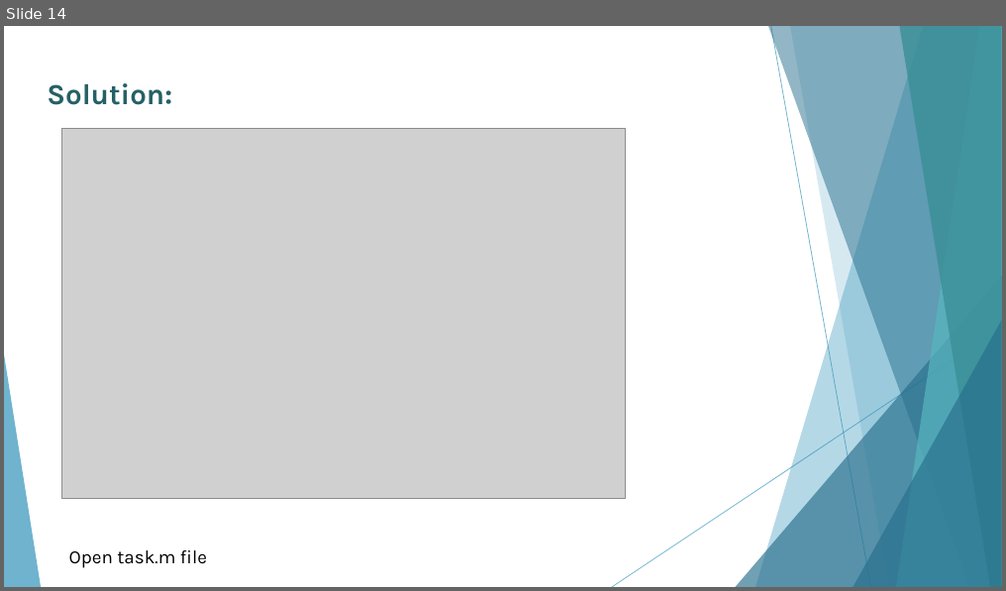
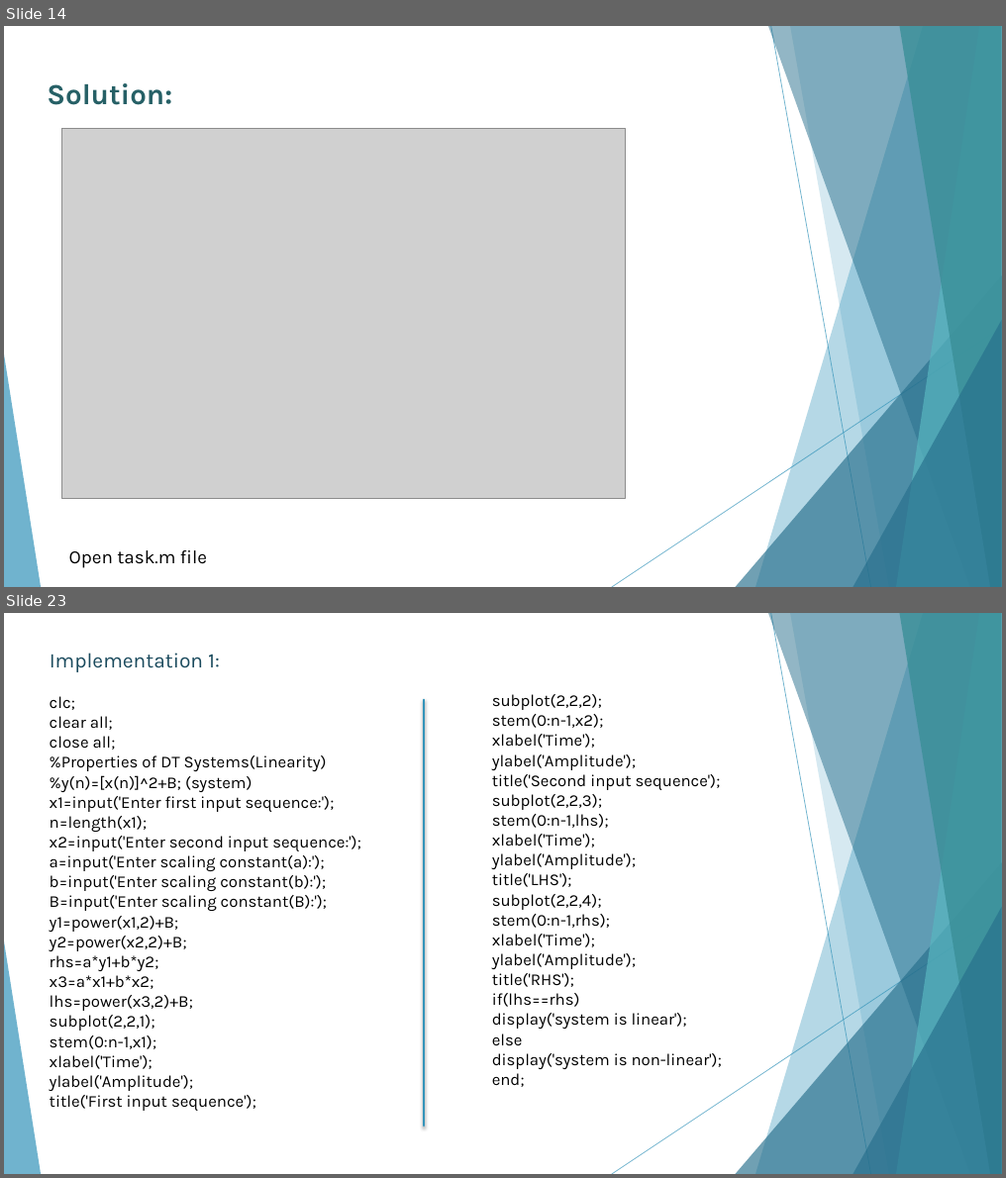
Before and after one commit to AhMjOU/DSP2, a slide deck: lec2.pptx. Shown one above the other, each under a label of ours: slide 14 before the commit, slides 14 and 23 after it; the slides between them are not shown. The pictures are 1006x591 and 1006x1178 pixels, drawn with LibreOffice and Linux fonts; fonts in the diff are those of the drawing; grey boxes stand for pictures. Boxes give left, top, right and bottom in pixels: in the first picture for what was removed or moved away, otherwise in the second. Text is boxed around its words. In the diff, an @@ line names an element or a change of style, - is before the commit and + after.

```diff
--- a/lec2.pptx
+++ b/lec2.pptx
@@ slide 23 added at box(4, 613, 1002, 1174), background #FFFFFF; not listed: 10 template elements that a slide beside it also shows @@
@@ text added at box(50, 653, 220, 672), 20 pt, text #1A4A5D @@
+Implementation 1:
@@ text added at box(50, 696, 361, 1111), 16 pt, text #000000 @@
+clc;
+clear all;
+close all;
+%Properties of DT Systems(Linearity)
+%y(n)=[x(n)]^2+B; (system)
+x1=input('Enter first input sequence:');
+n=length(x1);
+x2=input('Enter second input sequence:');
+a=input('Enter scaling constant(a):');
+b=input('Enter scaling constant(b):');
+B=input('Enter scaling constant(B):');
+y1=power(x1,2)+B;
+y2=power(x2,2)+B;
+rhs=a*y1+b*y2;
+x3=a*x1+b*x2;
+lhs=power(x3,2)+B;
+subplot(2,2,1);
+stem(0:n-1,x1);
+xlabel('Time');
+ylabel('Amplitude');
+title('First input sequence');
@@ line added from (424, 700) to (424, 1127), #3494BA 2 pt @@
@@ text added at box(492, 694, 722, 1087), 16 pt, text #000000 @@
+subplot(2,2,2);
+stem(0:n-1,x2);
+xlabel('Time');
+ylabel('Amplitude');
+title('Second input sequence');
+subplot(2,2,3);
+stem(0:n-1,lhs);
+xlabel('Time');
+ylabel('Amplitude');
+title('LHS');
+subplot(2,2,4);
+stem(0:n-1,rhs);
+xlabel('Time');
+ylabel('Amplitude');
+title('RHS');
+if(lhs==rhs)
+display('system is linear');
+else
+display('system is non-linear');
+end;
```
Also in this commit, not shown: 1 slide changed, 12 other slides added, 2 other files.
